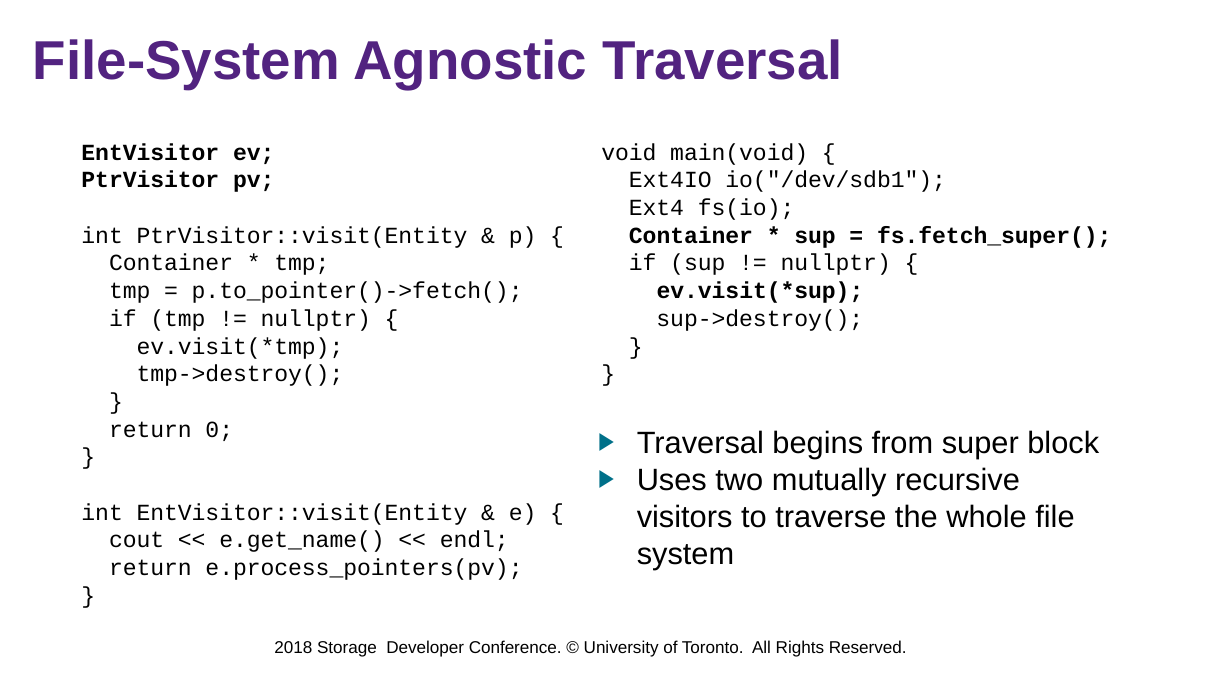
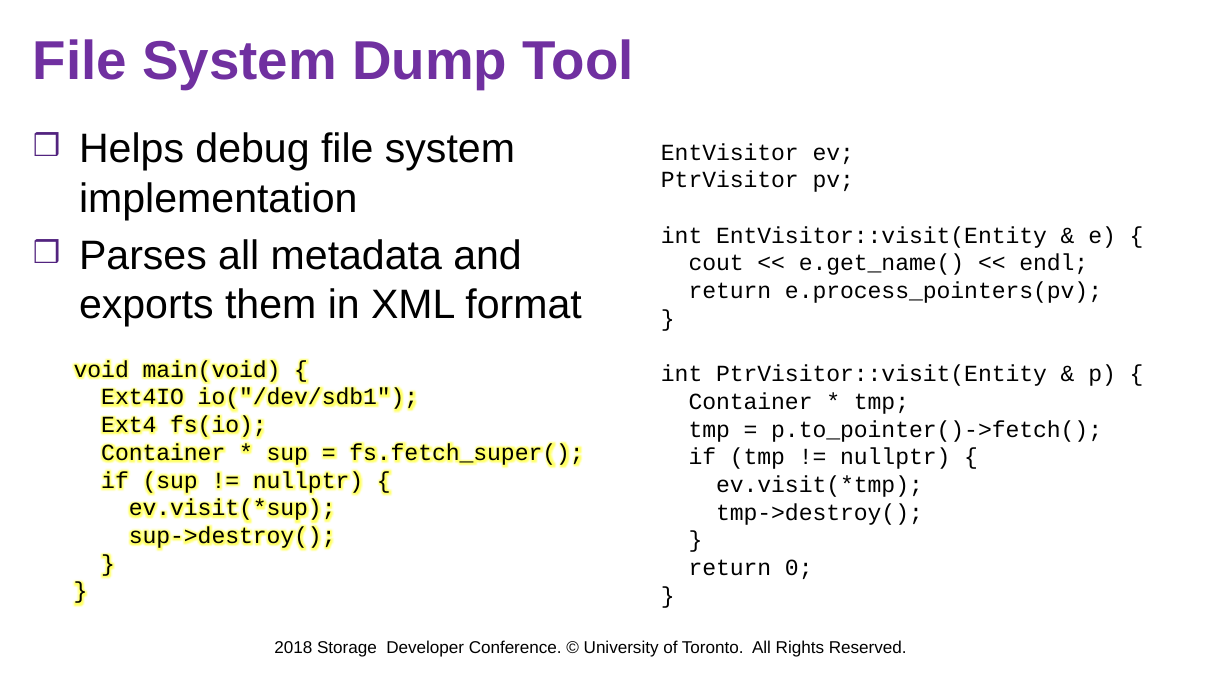
Before and after one commit to jacksun007/spiffy-paper, a slide deck: slide 51 of talk/sdc18_spiffy.pptx (slide 58 before the commit). Drawn at 1232x693 pixels with LibreOffice and Linux fonts; fonts in the diff are those of the drawing; background and template pictures are left out. Boxes give left, top, right and bottom in pixels: in the first picture for what was removed or moved away, otherwise in the second. Text is boxed around its words. In the diff, an @@ line names an element or a change of style, - is before the commit and + after.

```diff
--- a/talk/sdc18_spiffy.pptx
+++ b/talk/sdc18_spiffy.pptx
@@ title at <box>33,39,633,89</box>: text changed; text colour #522380 to #7030A0 @@
-File-System Agnostic Traversal
+File System Dump Tool
@@ text added at <box>79,132,581,327</box>, 24 pt, text #000000 @@
+❒ Helps debug file system implementation
+❒ Parses all metadata and exports them in XML format
@@ text removed at <box>81,143,537,580</box> @@
-EntVisitor ev;
-PtrVisitor pv;
-int PtrVisitor::visit(Entity & p) {
-Container * tmp;
-tmp = p.to_pointer()->fetch();
-if (tmp != nullptr) {
-ev.visit(*tmp);
-tmp->destroy();
-}
-return 0;
-}
-int EntVisitor::visit(Entity & e) {
-cout << e.get_name() << endl;
-return e.process_pointers(pv);
-}
@@ text added at <box>661,143,1116,579</box>, 13.5 pt, text #000000 @@
+EntVisitor ev;
+PtrVisitor pv;
+int EntVisitor::visit(Entity & e) {
+cout << e.get_name() << endl;
+return e.process_pointers(pv);
+}
+int PtrVisitor::visit(Entity & p) {
+Container * tmp;
+tmp = p.to_pointer()->fetch();
+if (tmp != nullptr) {
+ev.visit(*tmp);
+tmp->destroy();
+}
+return 0;
+}
@@ text "void main(void) {": place and size @@
-text "void main(void) {" at <box>601,143,1111,331</box>
+text "void main(void) {" at <box>74,360,583,550</box>
@@ text at <box>101,443,583,523</box>: bold off in "Container * sup = fs.fetch_super();", "ev.visit(*sup);" @@
@@ text removed at <box>637,430,1099,570</box> @@
-▶ Traversal begins from super block
-▶ Uses two mutually recursive visitors to traverse the whole file system
```
Also in this commit, not shown: 17 other slides changed, 6 slides added, 2 slides removed.
